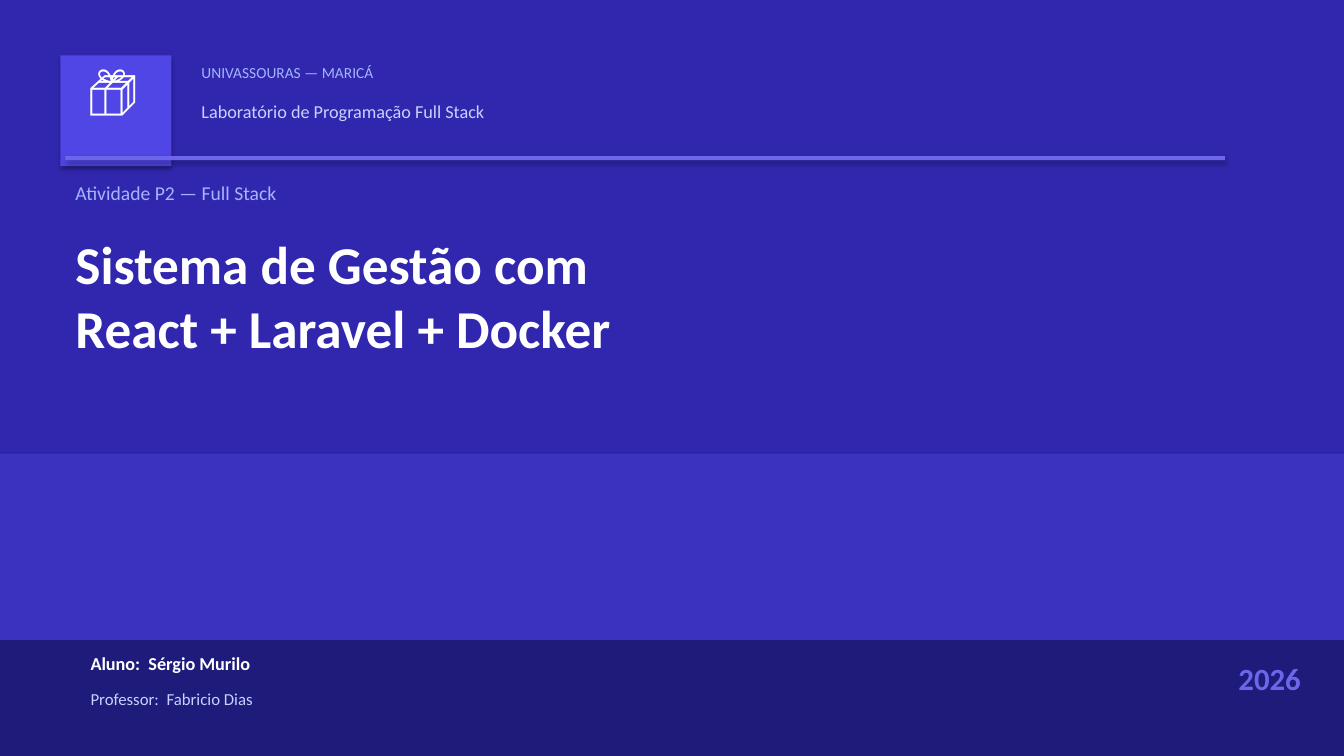
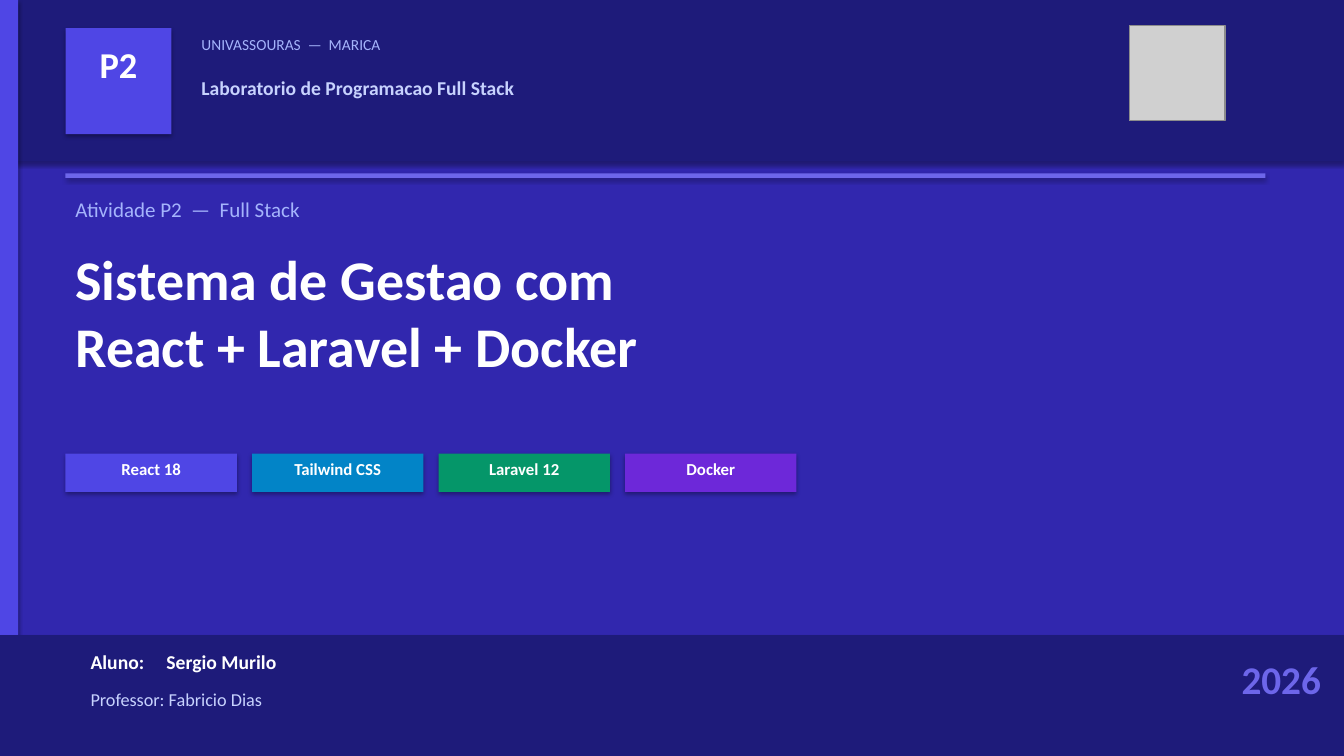
Before and after one commit to MuriloTBS/p2fullstack, a slide deck: slide 1 of Apresentacao_P2_FullStack.pptx. Drawn at 1344x756 pixels with LibreOffice and Linux fonts; fonts in the diff are those of the drawing; grey boxes stand for pictures. Boxes give left, top, right and bottom in pixels: in the first picture for what was removed or moved away, otherwise in the second. Text is boxed around its words. In the diff, an @@ line names an element or a change of style, - is before the commit and + after.

```diff
--- a/Apresentacao_P2_FullStack.pptx
+++ b/Apresentacao_P2_FullStack.pptx
@@ rectangle: place and size @@
-rectangle at <box>0,454,1344,756</box>
+rectangle at <box>0,0,1344,161</box>
@@ rectangle at <box>0,0,1344,161</box>: fill #3B32C0 to #1E1B7A @@
@@ rectangle added at <box>0,0,18,756</box>, fill #4F46E5 @@
@@ rectangle: place and size @@
-rectangle at <box>60,55,171,166</box>
+rectangle at <box>66,28,171,134</box>
@@ picture added at <box>1129,25,1225,121</box> @@
@@ text removed at <box>63,52,163,153</box> @@
-📦
@@ text added at <box>100,54,138,78</box>, 26 pt, text #FFFFFF, bold @@
+P2
@@ text at <box>201,40,381,50</box>: text changed @@
-UNIVASSOURAS — MARICÁ
+UNIVASSOURAS — MARICA
@@ text at <box>201,81,514,99</box>: text changed; size 13 to 14 pt; bold on @@
-Laboratório de Programação Full Stack
+Laboratorio de Programacao Full Stack
@@ rectangle: place and size @@
-rectangle at <box>66,156,1225,160</box>
+rectangle at <box>66,173,1265,177</box>
@@ text "Atividade P2 — Full Stack": place and size @@
-text "Atividade P2 — Full Stack" at <box>75,186,276,200</box>
+text "Atividade P2 — Full Stack" at <box>75,202,300,217</box>
@@ text "Atividade P2 — Full Stack" at <box>75,202,300,217</box>: size 14 to 15 pt @@
@@ text at <box>75,260,637,368</box>: text changed; size 38 to 40 pt @@
-Sistema de Gestão com
-React + Laravel + Docker
+Sistema de Gestao com
+React + Laravel + Docker
@@ rectangle added at <box>66,454,237,492</box>, fill #4F46E5 @@
@@ text added at <box>121,463,181,475</box>, 12 pt, text #FFFFFF, bold @@
+React 18
@@ rectangle added at <box>252,454,423,492</box>, fill #0284C7 @@
@@ text added at <box>294,463,381,475</box>, 12 pt, text #FFFFFF, bold @@
+Tailwind CSS
@@ rectangle added at <box>439,454,610,492</box>, fill #059669 @@
@@ text added at <box>489,463,559,475</box>, 12 pt, text #FFFFFF, bold @@
+Laravel 12
@@ rectangle added at <box>625,454,797,492</box>, fill #6D28D9 @@
@@ text added at <box>686,463,735,475</box>, 12 pt, text #FFFFFF, bold @@
+Docker
@@ rectangle: place and size @@
-rectangle at <box>0,640,1344,756</box>
+rectangle at <box>0,635,1344,756</box>
@@ text at <box>91,655,276,673</box>: text changed; size 13 to 14 pt @@
-Aluno: Sérgio Murilo
+Aluno: Sergio Murilo
@@ text "2026" at <box>1242,667,1321,694</box>: size 22 to 28 pt @@
@@ text "Professor: Fabricio Dias" at <box>91,693,262,706</box>: size 12 to 13 pt @@
```
Also in this commit, not shown: 8 other slides changed, 1 slide added, 1 slide removed, 2 other files.
